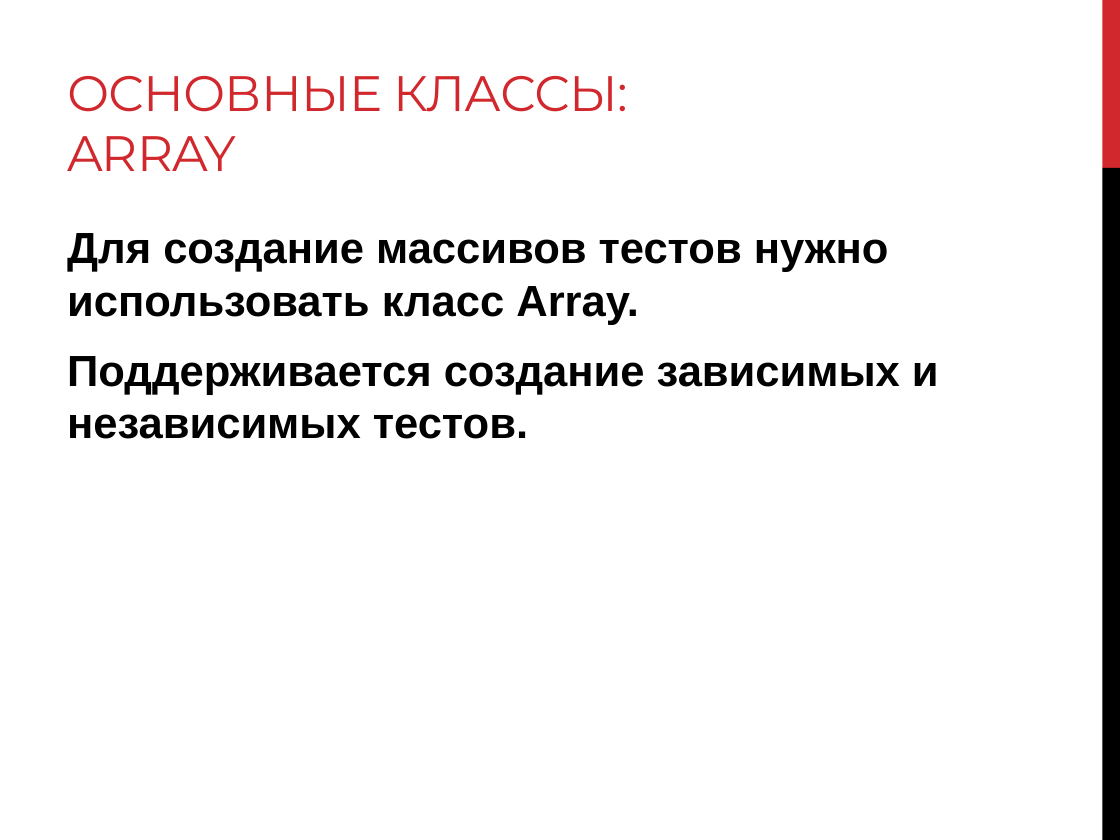
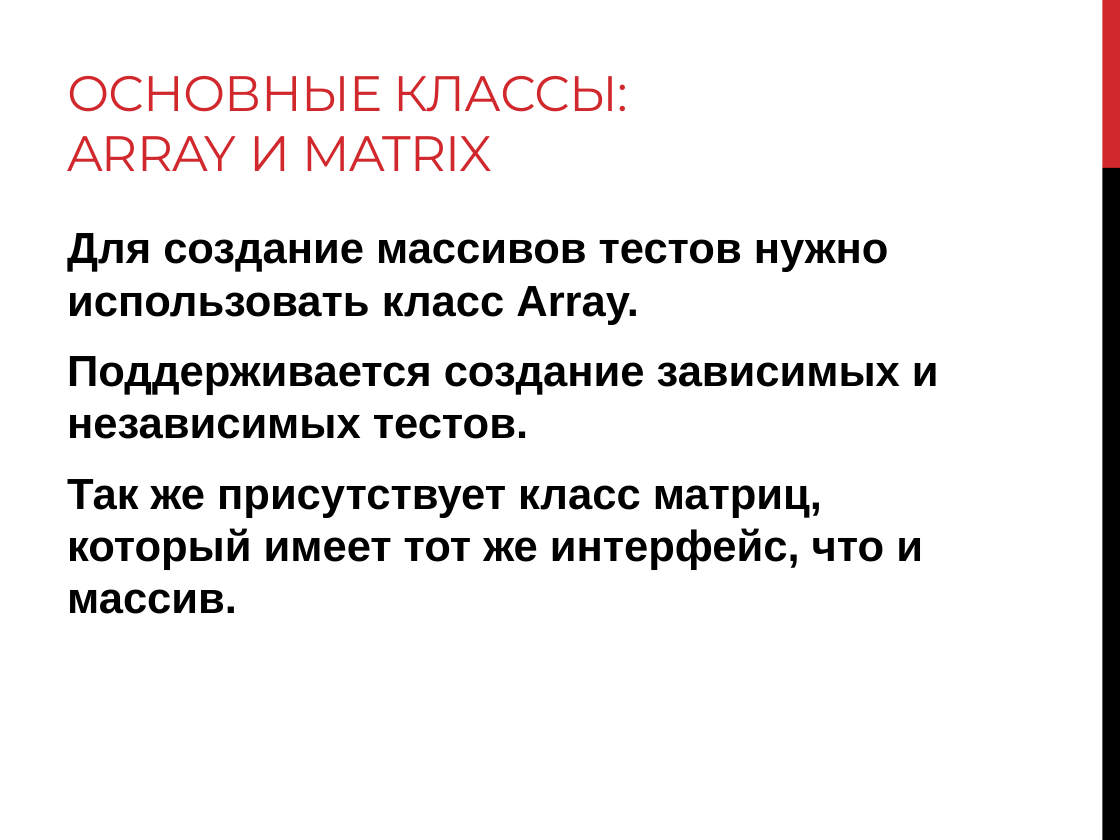
Before and after one commit to levonoganesyan/TestMaker, a slide deck: slide 12 of Diploma.pptx (slide 10 before the commit). Drawn at 1120x840 pixels with LibreOffice and Linux fonts; fonts in the diff are those of the drawing. Boxes give left, top, right and bottom in pixels: in the first picture for what was removed or moved away, otherwise in the second. Text is boxed around its words. In the diff, an @@ line names an element or a change of style, - is before the commit and + after.

```diff
--- a/Diploma.pptx
+++ b/Diploma.pptx
@@ title at [67, 76, 628, 171]: text changed @@
-ОСНОВНЫЕ КЛАССЫ:
-ARRAY
+ОСНОВНЫЕ КЛАССЫ:
+ARRAY И MATRIX
@@ text at [67, 479, 923, 614]: paragraph added @@
+Так же присутствует класс матриц, который имеет тот же интерфейс, что и массив.
```
Also in this commit, not shown: 8 other slides changed, 5 slides added, 5 other files.
